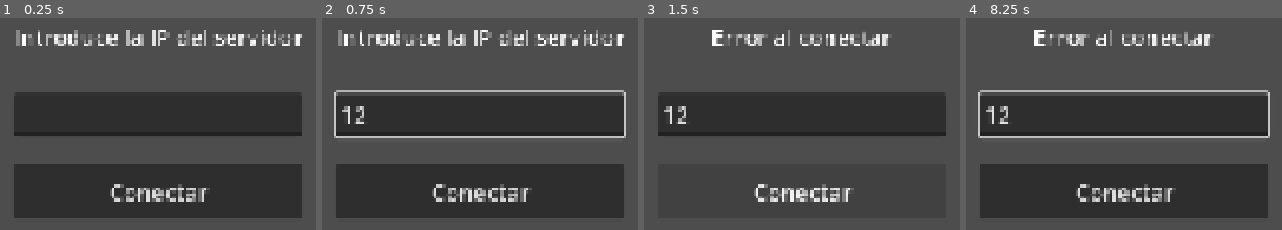
Above: before the commit, frames 1-4 (left to right).
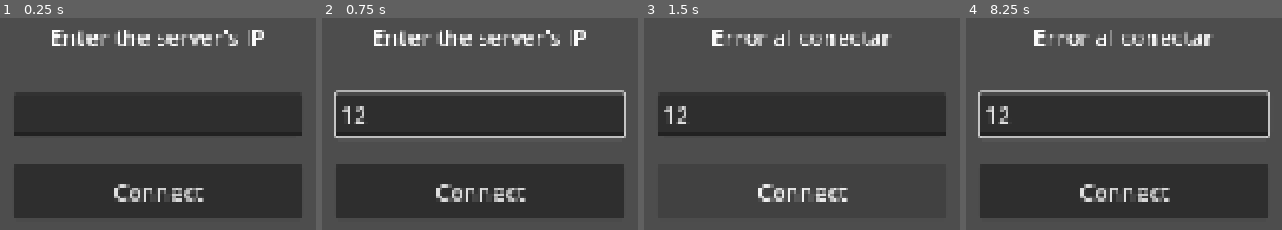
Above: after the commit, the same moments.

Repository: figurophobia/go
Game: Godot game, scene res://scenes/lobby.tscn
Two runs of this game, one before a commit and one after it. Both use one fixed random seed, a clock stepped at 60 frames per second and the inputs below.
Inputs (mouse positions are in pixels of both pictures, inside the frame that each line leads up to):
- Up to frame 1 (0.25 s): no input
- Up to frame 2 (0.75 s): click (480, 113) at 0.52 s; type "12" at 0.6 s
- Up to frame 3 (1.5 s): click "Conectar" (after the commit: "Connect") at 1.25 s
- Up to frame 4 (8.25 s): click "Conectar" (after the commit: "Connect") at 2 s; click "Conectar" (after the commit: "Connect") at 2.75 s; move the mouse to (outside the picture) at 3.52 s; click (outside the picture) at 3.67 s; move the mouse to (outside the picture) at 4.27 s; click (outside the picture) at 4.42 s; move the mouse to (outside the picture) at 5.02 s; click (outside the picture) at 5.17 s; move the mouse to (outside the picture) at 5.77 s; click (outside the picture) at 5.92 s; move the mouse to (outside the picture) at 6.52 s; click (outside the picture) at 6.67 s; move the mouse to (outside the picture) at 7.27 s; click (outside the picture) at 7.42 s; move the mouse to (1203, 113) at 8.02 s; click (1203, 113) at 8.17 s

The runs differ from the first frame. In frame 1, 5.4% of the frame differs, in the area x 5-96%, y 5-87%; in frame 2, 5.4%; in frame 3, 1.6%; in frame 4, 1.6%.

Commit message:
Changes to english

Diff:
--- a/GoGodot/scenes/lobby.tscn
+++ b/GoGodot/scenes/lobby.tscn
@@ -29,7 +29,7 @@
 [node name="StatusLabel" type="Label" parent="VBoxContainer" unique_id=262684126]
 custom_minimum_size = Vector2(200, 40)
 layout_mode = 2
-text = "Introduce la IP del servidor"
+text = "Enter the server's IP"
 horizontal_alignment = 1
 vertical_alignment = 1
 
@@ -39,6 +39,6 @@
 [node name="JoinButton" type="Button" parent="VBoxContainer" unique_id=854932183]
 custom_minimum_size = Vector2(200, 40)
 layout_mode = 2
-text = "Conectar"
+text = "Connect"
 
 [connection signal="pressed" from="VBoxContainer/JoinButton" to="." method="_on_join_pressed"]
